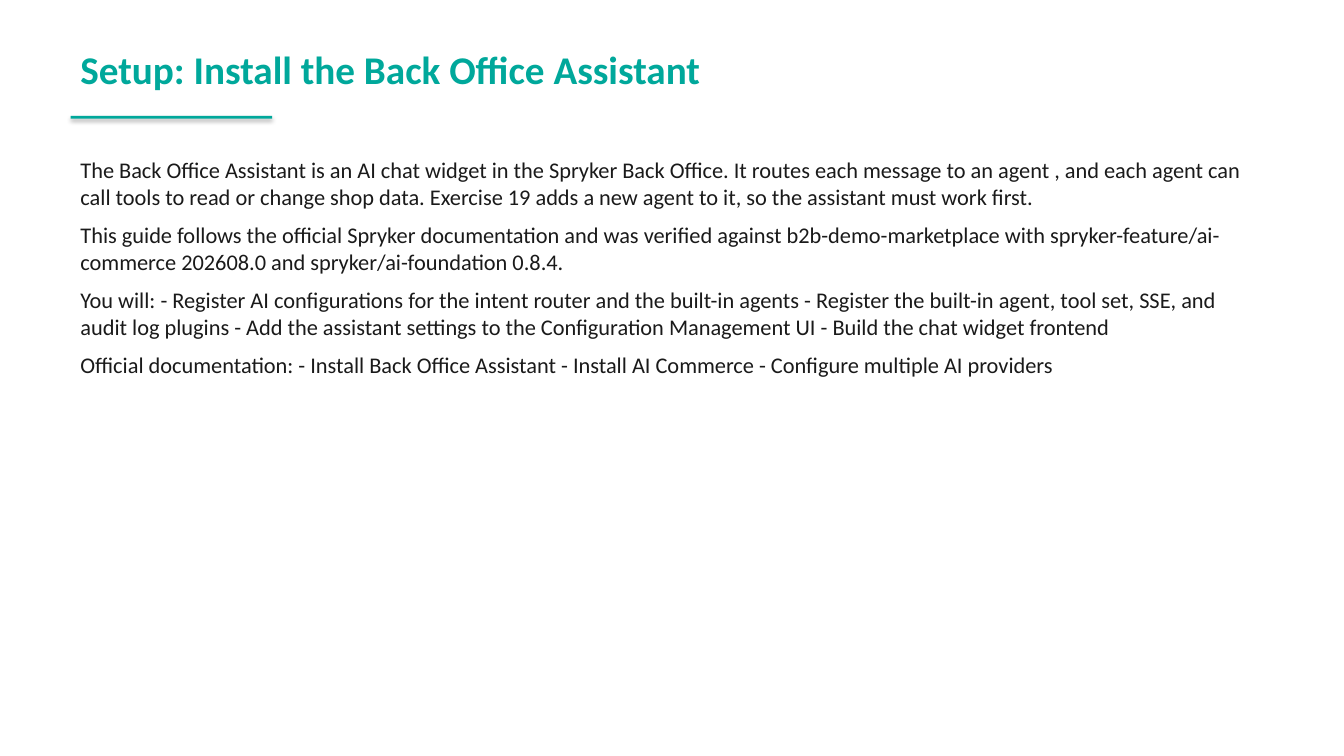
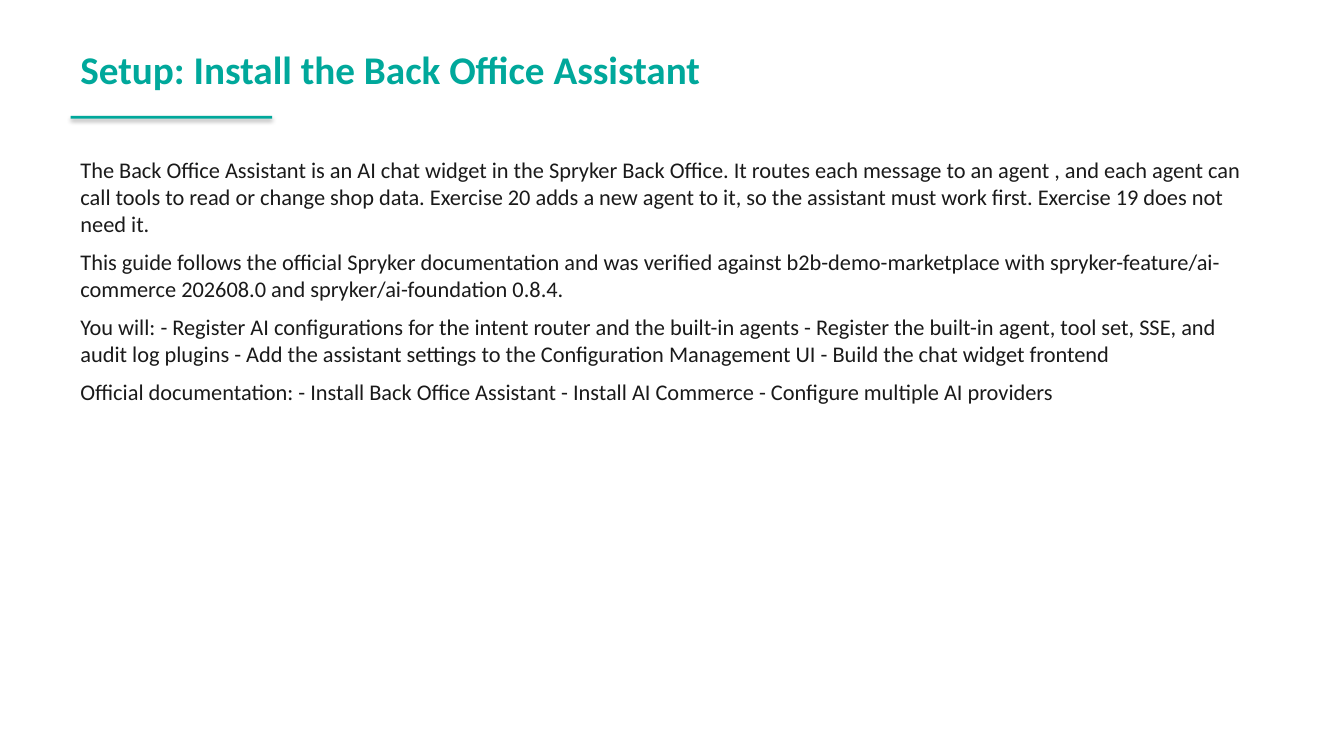
Before and after one commit to spryker-academy/instructor-exercises, a slide deck: slide 4 of guides-pptx/spryker-academy-ai.pptx. Drawn at 1344x756 pixels with LibreOffice and Linux fonts; fonts in the diff are those of the drawing. Boxes give left, top, right and bottom in pixels: in the first picture for what was removed or moved away, otherwise in the second. Text is boxed around its words. In the diff, an @@ line names an element or a change of style, - is before the commit and + after.

```diff
--- a/guides-pptx/spryker-academy-ai.pptx
+++ b/guides-pptx/spryker-academy-ai.pptx
@@ text at [80, 162, 1240, 232]: text changed @@
-The Back Office Assistant is an AI chat widget in the Spryker Back Office. It routes each message to an agent , and each agent can call tools to read or change shop data. Exercise 19 adds a new agent to it, so the assistant must work first.
+The Back Office Assistant is an AI chat widget in the Spryker Back Office. It routes each message to an agent , and each agent can call tools to read or change shop data. Exercise 20 adds a new agent to it, so the assistant must work first. Exercise 19 does not need it.
```
Also in this commit, not shown: 9 other slides changed, 18 slides added, 11 other files.
